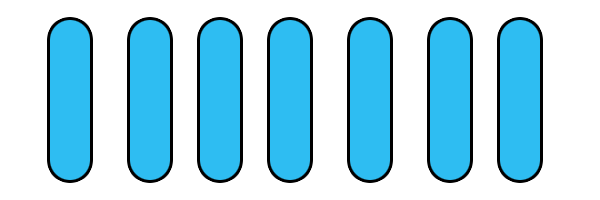
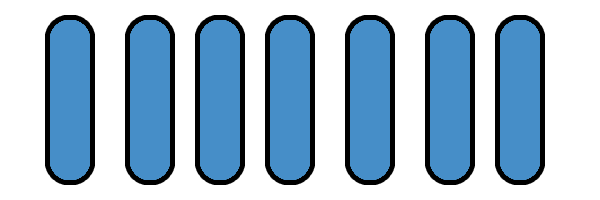
Comparing the layer stacks of the two 600 × 200 images. Changes:
painted on "Layer 4" over [130, 20, 170, 180]
painted on "Layer 5" over [200, 20, 240, 180]
painted on "Layer 6" over [270, 20, 310, 180]
painted on "Layer 7" over [350, 20, 390, 180]
painted on "Layer 8" over [430, 20, 470, 180]
painted on "Layer 9" over [500, 20, 540, 180]
painted on "Layer 3" over [50, 20, 90, 180]
